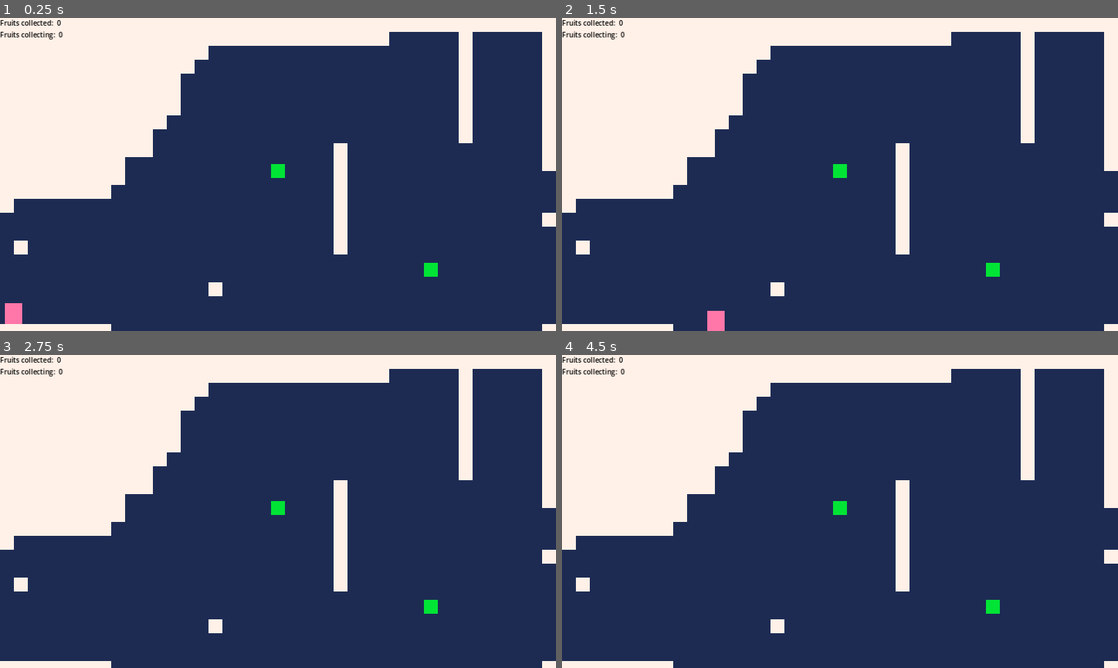
Above: before the commit, frames 1-4 (two rows, left to right).
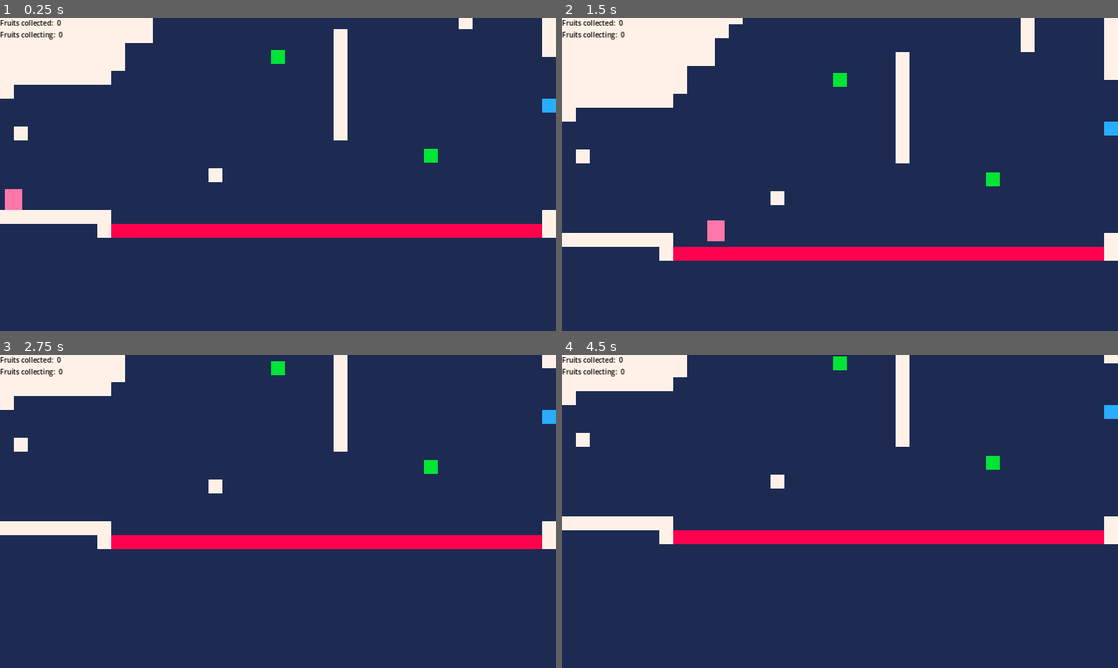
Above: after the commit, the same moments.

Repository: amorykiet/Beako
Game: Godot game, scene res://Test.tscn
Two runs of this game, one before a commit and one after it. Both use one fixed random seed, a clock stepped at 60 frames per second and the inputs below.
Inputs:
- Up to frame 1 (0.25 s): no input
- Up to frame 2 (1.5 s): hold C (C) 0.53-1.28 s; hold Right (RIGHT) from 0.53 s (still down); tap Up (UP) at 0.77 s; tap X (X) at 0.8, 1.35 s
- Up to frame 3 (2.75 s): tap Up (UP) at 1.52 s; tap Z (Z) at 1.55 s; release Right (RIGHT) at 2.03 s; hold Left (LEFT) from 2.03 s (still down); hold Z (Z) from 2.03 s (still down); tap C (C) at 2.3 s
- Up to frame 4 (4.5 s): release Left (LEFT) at 2.78 s; release Z (Z) at 2.78 s; hold Right (RIGHT) 2.78-4.28 s; tap C (C) at 2.85 s; tap Up (UP) at 3.02, 3.77 s; tap X (X) at 3.05 s; hold X (X) 3.53-4.28 s; tap Z (Z) at 3.8, 4.35 s; hold Left (LEFT) from 4.28 s (still down)

The runs differ from the first frame. In frame 1, 26% of the frame differs, in the area x 0-100%, y 0-100%; in frame 2, 23%; in frame 3, 26%; in frame 4, 26%.

Commit message:
add fruits collect tile

Diff:
--- a/Climbing.gd
+++ b/Climbing.gd
@@ -31,6 +31,7 @@
 	subaru.cur_stama -= ENERGY_REDUCION_CLIMB_SPEED*_delta
 	if subaru.cur_stama < 0:
 		subaru.cur_stama = 0
+#		Input.action_release("Z")
 		subaru.transition_to("Airing")
 
 	#MOVING IN WALL
--- a/Dead.gd
+++ b/Dead.gd
@@ -10,6 +10,8 @@
 	subaru.velocity = Vector2.ZERO
 
 func enter( subaru: Subaru, _msg := {}) -> void:
+	print("dead")
+	GamePlayProgress.fruits_collecting = 0
 	subaru.hide()
 
 func exit(subaru: Subaru) -> void:
--- a/Standing.gd
+++ b/Standing.gd
@@ -68,7 +68,12 @@
 		subaru.transition_to("Climbing",{left = true})
 
 func enter( subaru: Subaru, _msg := {}) -> void:
-	GamePlayProgress.fruits_collecting = 0
+	if subaru.get_last_slide_collision():
+		if subaru.get_last_slide_collision().get_collider().name == "Enviroment":
+			GamePlayProgress.fruits_collecting = 0
+		if subaru.get_last_slide_collision().get_collider().name == "FruitsCollectArea":
+			GamePlayProgress.fruits_collected += GamePlayProgress.fruits_collecting
+			GamePlayProgress.fruits_collecting = 0
 	timer_to_fall.stop()
 	falling = false
 	subaru.cur_stama = subaru.MAX_STAMA
--- a/Subaru.gd
+++ b/Subaru.gd
@@ -24,7 +24,6 @@
 	state.handle_input(self, event)
 
 func _process(delta: float) -> void:
-#	print(fruits_collecting)
 	if updating:
 		state.update(self, delta)
 
@@ -42,3 +41,4 @@
 	state.exit(self)
 	state = get_node(target_state_name)
 	state.enter(self, msg)
+#	print(state)
--- a/Subaru.tscn
+++ b/Subaru.tscn
@@ -12,7 +12,7 @@
 size = Vector2(8, 11)
 
 [node name="Subaru" type="CharacterBody2D"]
-collision_mask = 14
+collision_mask = 30
 floor_block_on_wall = false
 script = ExtResource("1_ry8js")
 initial_state = NodePath("Airing")
--- a/Test.tscn
+++ b/Test.tscn
@@ -1,21 +1,35 @@
-[gd_scene load_steps=6 format=3 uid="uid://csx22c0ix306q"]
+[gd_scene load_steps=7 format=3 uid="uid://csx22c0ix306q"]
 
 [ext_resource type="PackedScene" uid="uid://c38jm30c1i0sp" path="res://Enviroment.tscn" id="1_772hv"]
 [ext_resource type="PackedScene" uid="uid://d4aqtu6mrsdgh" path="res://Subaru.tscn" id="2_3p8yq"]
 [ext_resource type="PackedScene" uid="uid://bsc63dwhdxxy" path="res://DeadArea.tscn" id="2_dvp75"]
+[ext_resource type="PackedScene" uid="uid://bte5j06y7vqjk" path="res://fruits_collect_area.tscn" id="3_0i77u"]
 [ext_resource type="PackedScene" uid="uid://c7ym0v8ovel0l" path="res://Fruit.tscn" id="3_1uyem"]
 [ext_resource type="PackedScene" uid="uid://ic3wxfw2ijkd" path="res://ui.tscn" id="5_vrei8"]
 
 [node name="Test" type="Node2D"]
 
 [node name="Enviroment" parent="." instance=ExtResource("1_772hv")]
-layer_0/tile_data = PackedInt32Array(720936, 0, 0, 786472, 0 …(589 unchanged characters)… 96, 0, 0, 1441797, 0, 0, 1441798, 0, 0, 917543, 0, 0, 1441831, 0, 0, 1441832, 0, 0, 1376296, 0 …(3380 unchanged characters)…
+layer_0/tile_data = PackedInt32Array(720936, 0, 0, 786472, 0 …(589 unchanged characters)… 96, 0, 0, 1441797, 0, 0, 1441798, 0, 0, 1441831, 0, 0, 1441832, 0, 0, 1376296, 0 …(3380 unchanged characters)…
 
 [node name="DeadArea" parent="." instance=ExtResource("2_dvp75")]
 layer_0/tile_data = PackedInt32Array(1507336, 0, 0, 1507337, 0, 0, 1507338, 0, 0, 1507339, 0, 0, 1507340, 0, 0, 1507341 …(382 unchanged characters)…
 
+[node name="FruitsCollectArea" parent="." instance=ExtResource("3_0i77u")]
+layer_0/tile_data = PackedInt32Array(917543, 0, 0)
+
 [node name="Subaru" parent="." instance=ExtResource("2_3p8yq")]
 position = Vector2(8, 152)
+
+[node name="Camera2D" type="Camera2D" parent="Subaru"]
+zoom = Vector2(4, 4)
+limit_left = 0
+position_smoothing_enabled = true
+position_smoothing_speed = 2.0
+drag_left_margin = 0.1
+drag_right_margin = 0.1
+editor_draw_limits = true
+editor_draw_drag_margin = true
 
 [node name="Fruit" parent="." instance=ExtResource("3_1uyem")]
 position = Vector2(160, 88)
@@ -23,8 +37,4 @@
 [node name="Fruit2" parent="." instance=ExtResource("3_1uyem")]
 position = Vector2(248, 145)
 
-[node name="Camera2D" type="Camera2D" parent="."]
-anchor_mode = 0
-zoom = Vector2(4, 4)
-
 [node name="UI" parent="." instance=ExtResource("5_vrei8")]
--- /dev/null
+++ b/fruits_collect_area.tscn
@@ -0,0 +1,20 @@
+[gd_scene load_steps=4 format=3 uid="uid://bte5j06y7vqjk"]
+
+[ext_resource type="Texture2D" uid="uid://76cg8twh67kw" path="res://asset/collect_fruit_tile.png" id="1_4pram"]
+
+[sub_resource type="TileSetAtlasSource" id="TileSetAtlasSource_mvuiv"]
+texture = ExtResource("1_4pram")
+texture_region_size = Vector2i(8, 8)
+0:0/0 = 0
+0:0/0/physics_layer_0/linear_velocity = Vector2(0, 0)
+0:0/0/physics_layer_0/angular_velocity = 0.0
+0:0/0/physics_layer_0/polygon_0/points = PackedVector2Array(-4, -4, 4, -4, 4, 4, -4, 4)
+
+[sub_resource type="TileSet" id="TileSet_22txb"]
+tile_size = Vector2i(8, 8)
+physics_layer_0/collision_layer = 16
+sources/0 = SubResource("TileSetAtlasSource_mvuiv")
+
+[node name="FruitsCollectArea" type="TileMap"]
+tile_set = SubResource("TileSet_22txb")
+format = 2
--- a/project.godot
+++ b/project.godot
@@ -75,6 +75,7 @@
 2d_physics/layer_2="BaseTile"
 2d_physics/layer_3="Fruit"
 2d_physics/layer_4="DeadTile"
+2d_physics/layer_5="FruitCollectTile"
 
 [rendering]
 
--- a/ui.tscn
+++ b/ui.tscn
@@ -14,6 +14,7 @@
 grow_vertical = 2
 
 [node name="VBoxContainer" type="VBoxContainer" parent="Control"]
+layout_mode = 0
 offset_right = 40.0
 offset_bottom = 40.0
 
Binary file added: asset/collect_fruit_tile.png
Not shown, added: asset/collect_fruit_tile.png.import
